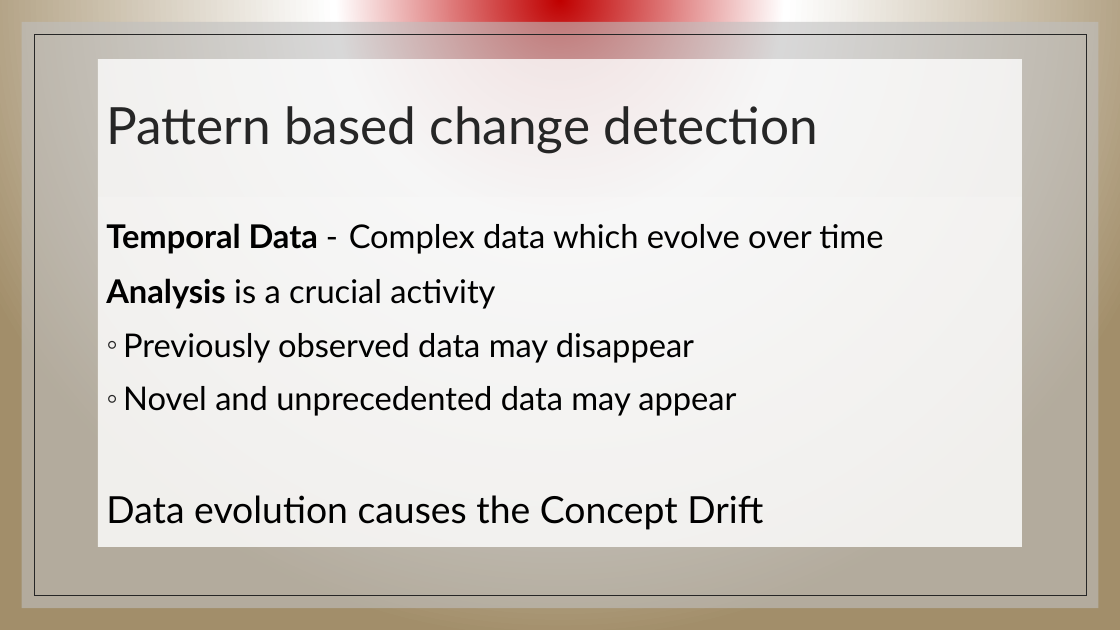
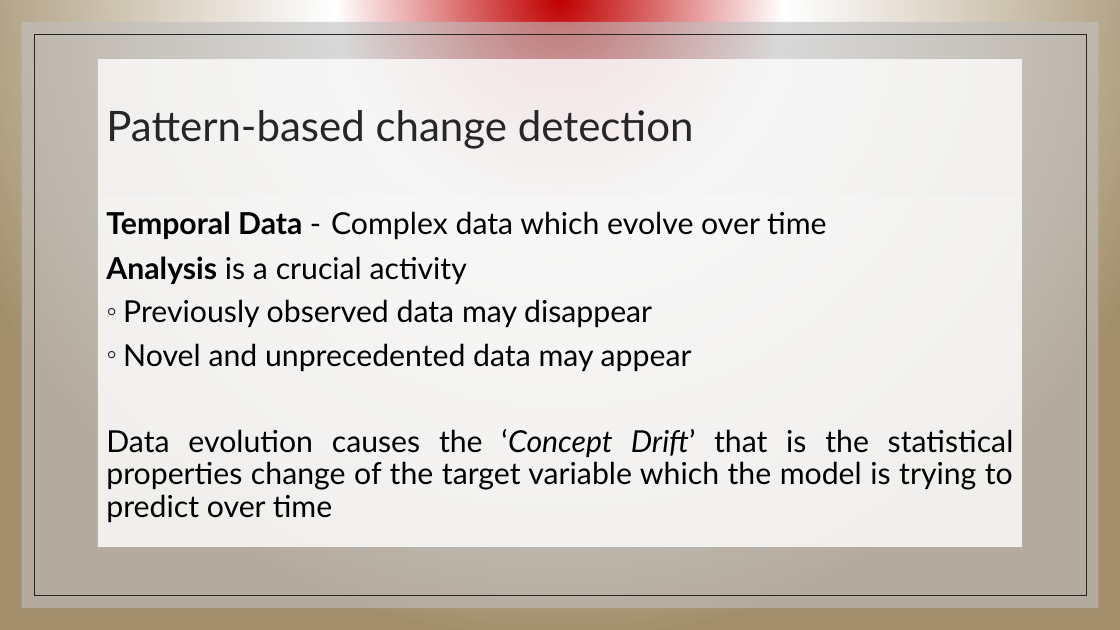
Before and after one commit to lorenzokyne/big-data-analytics-case-study, a slide deck: slide 10 of src/main/resources/BDA -Capocchiano Narracci case study.pptx. Drawn at 1120x630 pixels with LibreOffice and Linux fonts; fonts in the diff are those of the drawing; background and template pictures are left out. Boxes give left, top, right and bottom in pixels: in the first picture for what was removed or moved away, otherwise in the second. Text is boxed around its words. In the diff, an @@ line names an element or a change of style, - is before the commit and + after.

```diff
--- a/src/main/resources/BDA -Capocchiano Narracci case study.pptx
+++ b/src/main/resources/BDA -Capocchiano Narracci case study.pptx
@@ title at (x1=106, y1=110, x2=694, y2=149): text changed; size 44 to 36 pt @@
-Pattern based change detection
+Pattern-based change detection
@@ text at (x1=106, y1=211, x2=826, y2=371): size 28 to 25.9 pt in "Temporal Data - Complex data which evolve ...", "Analysis is a crucial activity", "Previously observed data may disappear", "Novel and unprecedented data may appear"; line spacing 1.1 to 0.9 @@
@@ text at (x1=106, y1=429, x2=1014, y2=523): text changed; size 32 to 25.9 pt @@
-Data evolution causes the Concept Drift
+Data evolution causes the ‘Concept Drift’ that is the statistical properties change of the target variable which the model is trying to predict over time
```
Also in this commit, not shown: 5 other slides changed, 12 slides added.
